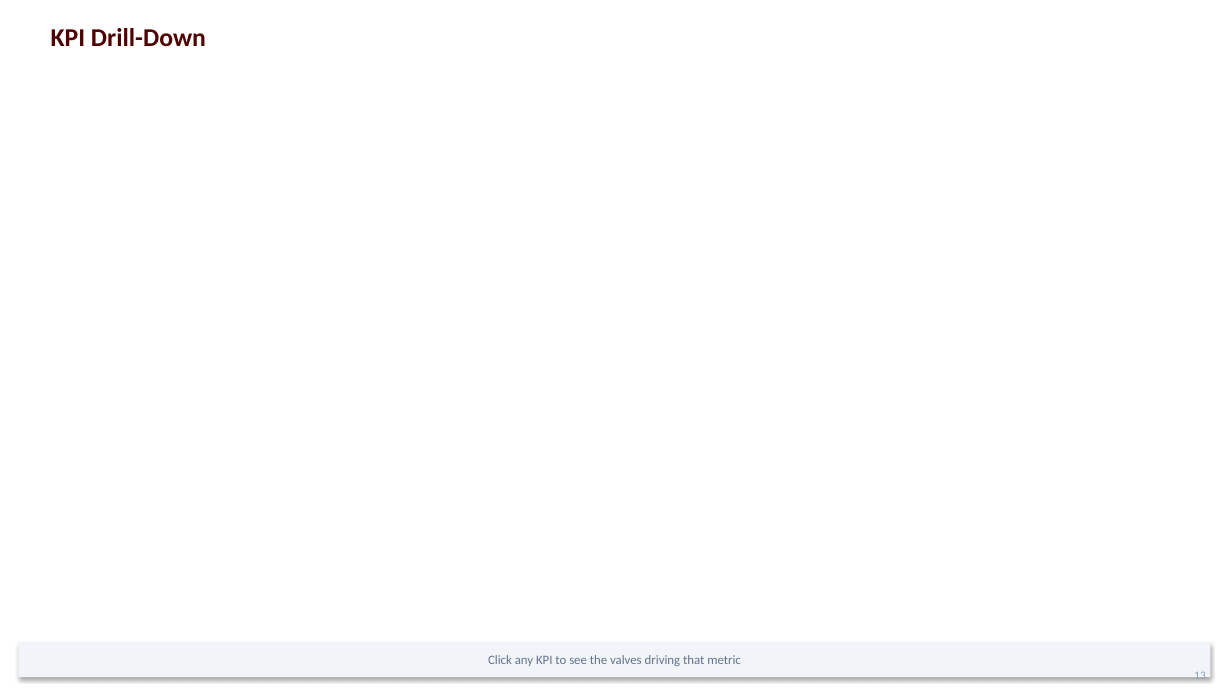
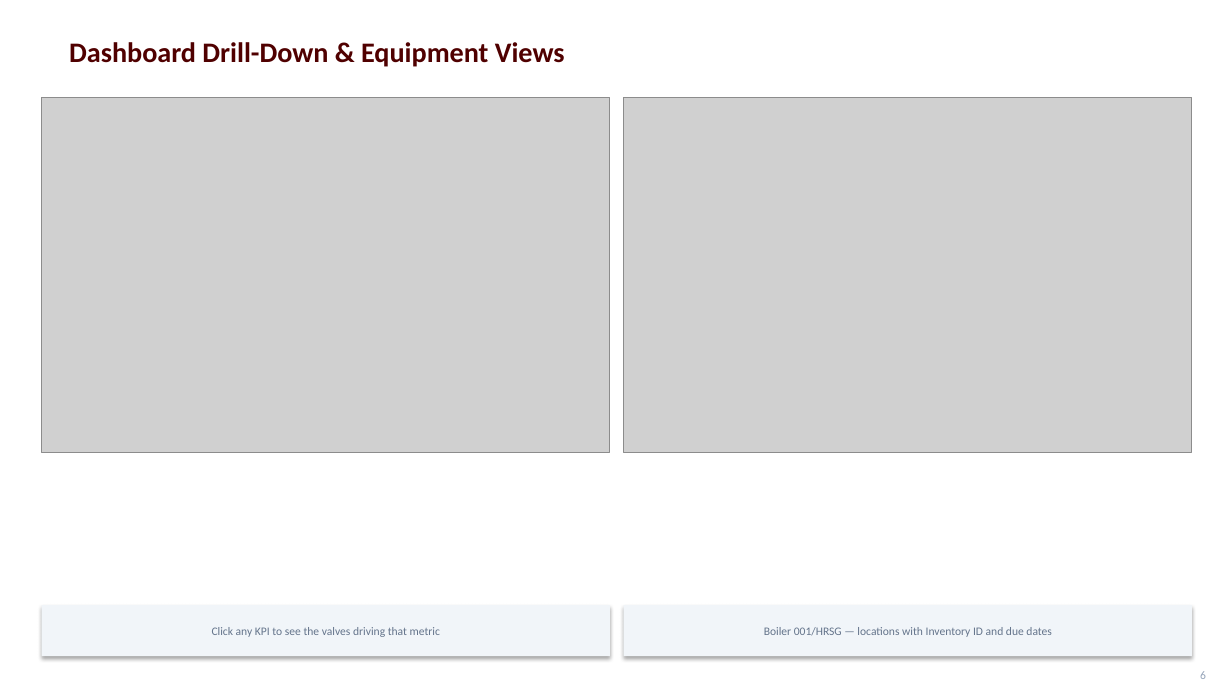
Before and after one commit to stavan12-a11y/PSV-Compliance-Tracking-Dashboard, a slide deck: slide 7 of docs/presentation/UES-Steam-Safety-Program.pptx (slide 14 before the commit). Drawn at 1232x693 pixels with LibreOffice and Linux fonts; fonts in the diff are those of the drawing; grey boxes stand for pictures; background and template pictures are left out. Boxes give left, top, right and bottom in pixels: in the first picture for what was removed or moved away, otherwise in the second. Text is boxed around its words. In the diff, an @@ line names an element or a change of style, - is before the commit and + after.

```diff
--- a/docs/presentation/UES-Steam-Safety-Program.pptx
+++ b/docs/presentation/UES-Steam-Safety-Program.pptx
@@ text at [69, 42, 565, 67]: text changed; size 20 to 22 pt @@
-KPI Drill-Down
+Dashboard Drill-Down & Equipment Views
@@ picture added at [42, 97, 610, 452] @@
@@ picture added at [624, 97, 1192, 452] @@
@@ rectangle "Click any KPI to see ...": place and size @@
-rectangle "Click any KPI to see ..." at [18, 642, 1211, 677]
+rectangle "Click any KPI to see ..." at [42, 605, 610, 656]
@@ rectangle "Click any KPI to see ..." at [42, 605, 610, 656]: size 10 to 9 pt @@
@@ rectangle added at [624, 605, 1192, 656], fill #F1F5F9, 9 pt, text #64748B @@
+Boiler 001/HRSG — locations with Inventory ID and due dates
@@ text at [1200, 671, 1206, 679]: text changed @@
-13
+6
```
Also in this commit, not shown: 9 other slides changed, 1 slide added, 16 slides removed, 1 other file.
